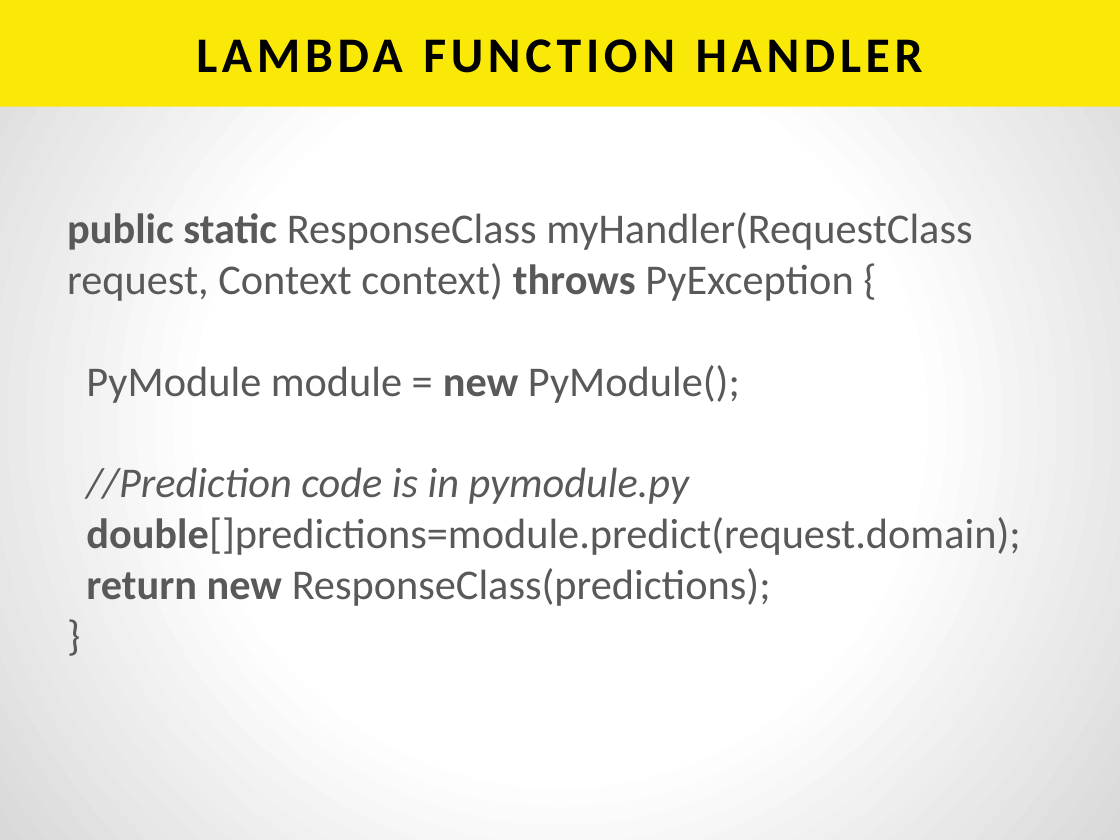
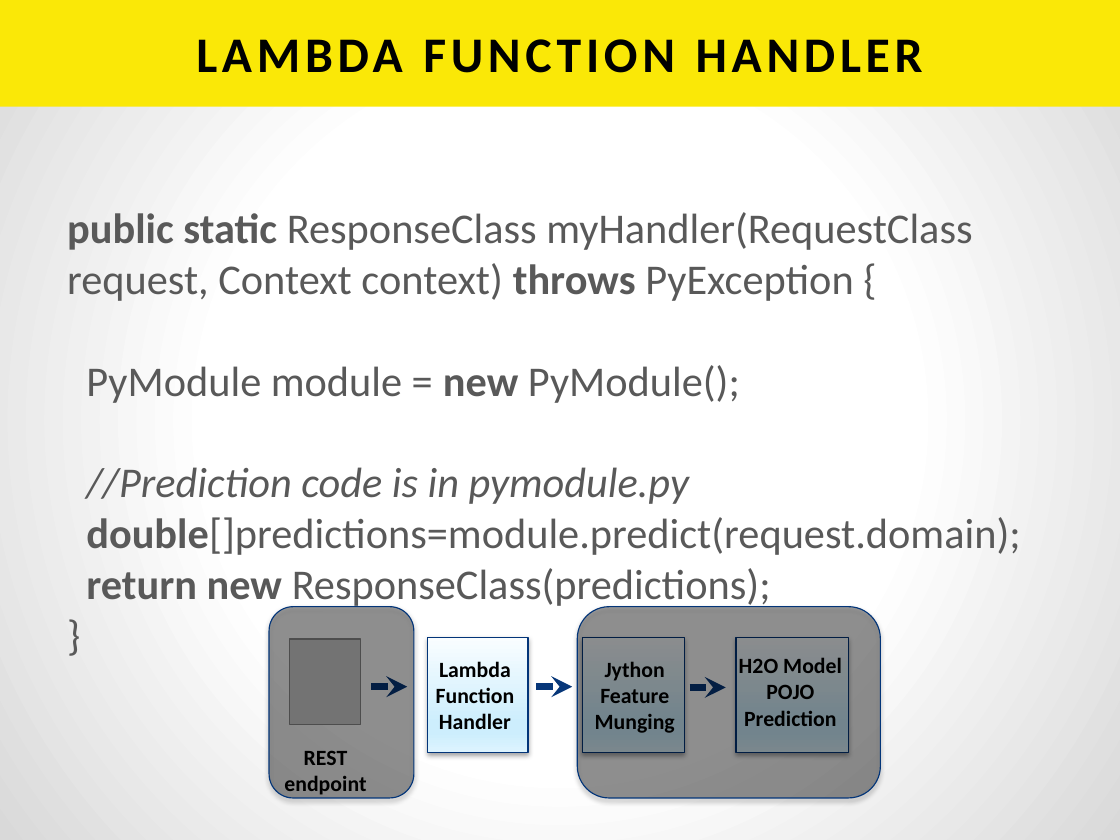
Before and after one commit to h2oai/h2o-tutorials, a slide deck: slide 10 of tutorials/aws-lambda-app/BuildingAnAppWithAWSLambda.pptx (slide 11 before the commit). Drawn at 1120x840 pixels with LibreOffice and Linux fonts; fonts in the diff are those of the drawing; grey boxes stand for pictures. Boxes give left, top, right and bottom in pixels: in the first picture for what was removed or moved away, otherwise in the second. Text is boxed around its words. In the diff, an @@ line names an element or a change of style, - is before the commit and + after.

```diff
--- a/tutorials/aws-lambda-app/BuildingAnAppWithAWSLambda.pptx
+++ b/tutorials/aws-lambda-app/BuildingAnAppWithAWSLambda.pptx
@@ rounded rectangle added at (269,607,413,799), fill #000000 at 36% opacity, outline #043579 0.75 pt @@
@@ rounded rectangle added at (577,607,880,799), fill #000000 at 36% opacity, outline #043579 0.75 pt @@
@@ picture added at (290,640,361,725) @@
@@ rectangle added at (428,637,529,753), fill gradient #F9FDFF to #CDEEFD to #DDF4FE, outline #043579 0.75 pt @@
@@ rectangle added at (582,637,684,753), fill gradient #F9FDFF to #CDEEFD to #DDF4FE, outline #043579 0.75 pt @@
@@ rectangle added at (736,637,848,753), fill gradient #F9FDFF to #CDEEFD to #DDF4FE, outline #043579 0.75 pt @@
@@ text added at (739,658,842,726), 14 pt, text #000000, bold @@
+H2O Model POJO Prediction
@@ arrow added from (371, 687) to (408, 687), #073779 4.5 pt @@
@@ text added at (436,661,515,729), 14 pt, text #000000, bold @@
+Lambda
+Function
+Handler
@@ arrow added from (536, 687) to (572, 687), #073779 4.5 pt @@
@@ text added at (595,662,675,733), 14 pt, text #000000, bold @@
+Jython
+Feature Munging
@@ arrow added from (690, 688) to (726, 688), #073779 4.5 pt @@
@@ text added at (284,751,366,798), 14 pt, text #000000, bold @@
+REST endpoint
```
Also in this commit, not shown: 7 other slides changed, 1 slide added, 1 slide removed.
